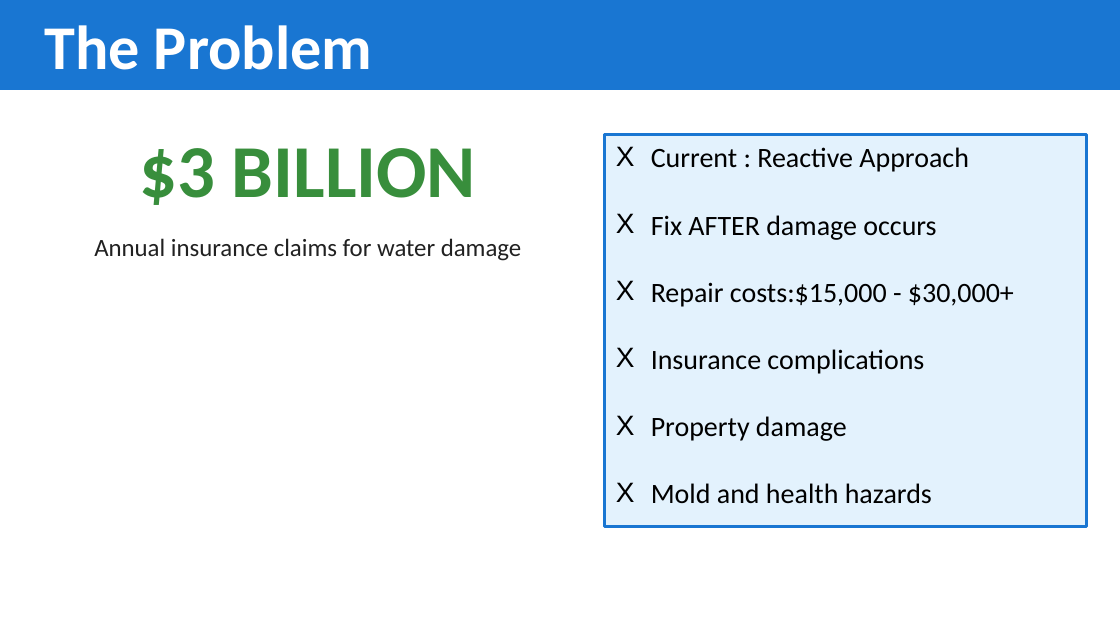
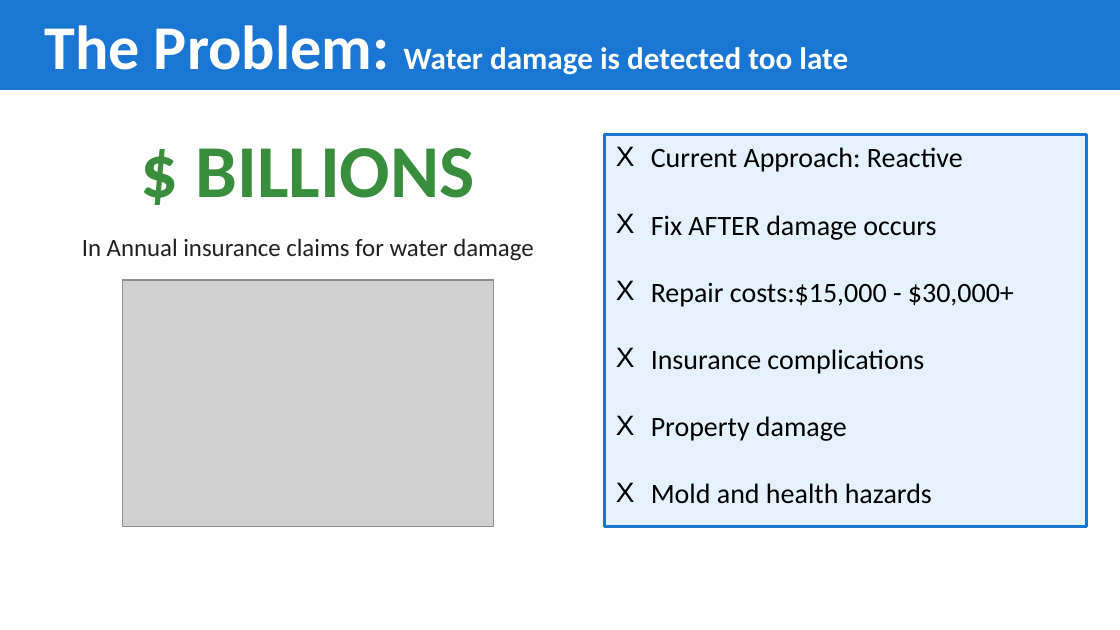
Before and after one commit to charlieM044/SIT210, a slide deck: slide 2 of task 6.1/presentation.pptx. Drawn at 1120x630 pixels with LibreOffice and Linux fonts; fonts in the diff are those of the drawing; grey boxes stand for pictures. Boxes give left, top, right and bottom in pixels: in the first picture for what was removed or moved away, otherwise in the second. Text is boxed around its words. In the diff, an @@ line names an element or a change of style, - is before the commit and + after.

```diff
--- a/task 6.1/presentation.pptx
+++ b/task 6.1/presentation.pptx
@@ text at <box>45,25,848,75</box>: text changed; size 40 to 20 pt @@
-The Problem
+The Problem: Water damage is detected too late
@@ text at <box>195,148,474,198</box>: text changed @@
-$3 BILLION
+$ BILLIONS
@@ text in rectangle at <box>651,147,963,172</box>: text changed @@
-X Current : Reactive Approach
+X Current Approach: Reactive
@@ text at <box>82,238,533,261</box>: text changed @@
-Annual insurance claims for water damage
+In Annual insurance claims for water damage
@@ picture added at <box>123,280,494,526</box> @@
```
Also in this commit, not shown: 5 other slides changed, 1 slide added, 4 other files.
